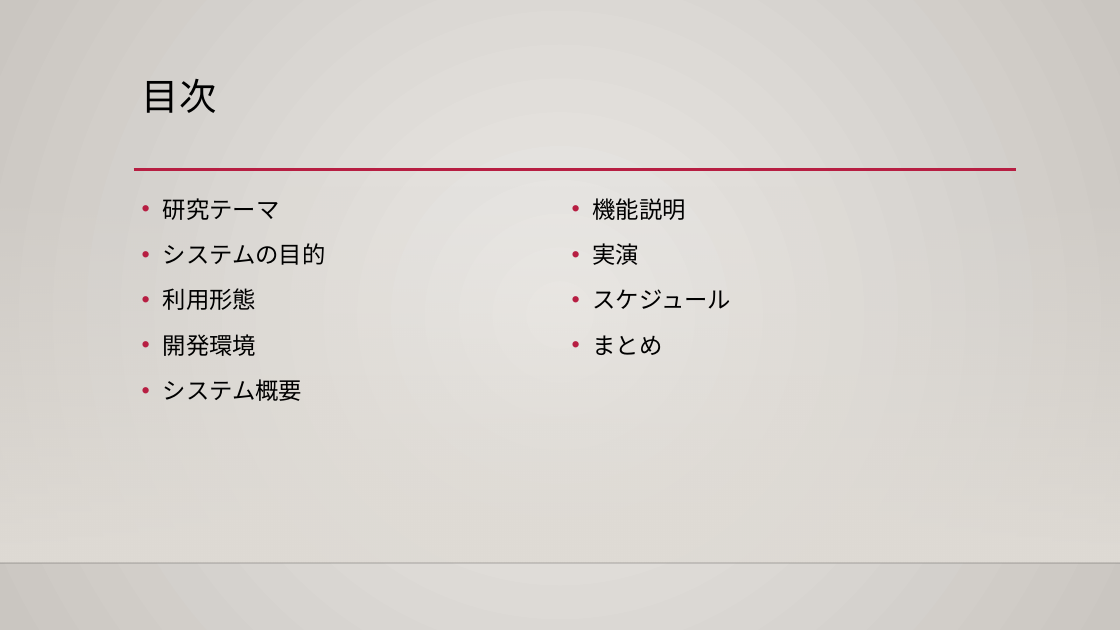
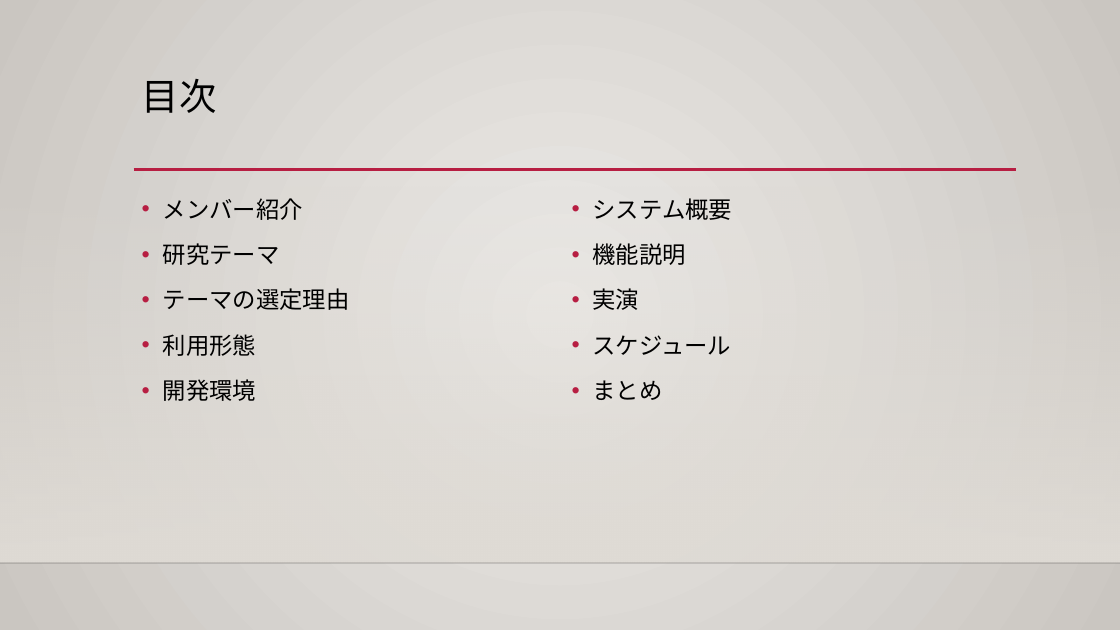
Before and after one commit to niimoti/Spling-database, a slide deck: slide 2 of 発表用_R4A1_more².pptx. Drawn at 1120x630 pixels with LibreOffice and Linux fonts; fonts in the diff are those of the drawing; background and template pictures are left out. Boxes give left, top, right and bottom in pixels: in the first picture for what was removed or moved away, otherwise in the second. Text is boxed around its words. In the diff, an @@ line names an element or a change of style, - is before the commit and + after.

```diff
--- a/発表用_R4A1_more².pptx
+++ b/発表用_R4A1_more².pptx
@@ text at [163, 198, 303, 220]: paragraph added @@
+• メンバー紹介
@@ text at [593, 198, 733, 220]: paragraph added @@
+• システム概要
@@ text at [163, 288, 350, 310]: text changed @@
-• システムの目的
+• テーマの選定理由
@@ text at [163, 379, 303, 401]: paragraph removed @@
-• システム概要
```
Also in this commit, not shown: 6 other slides changed, 1 slide added, 1 other file.
